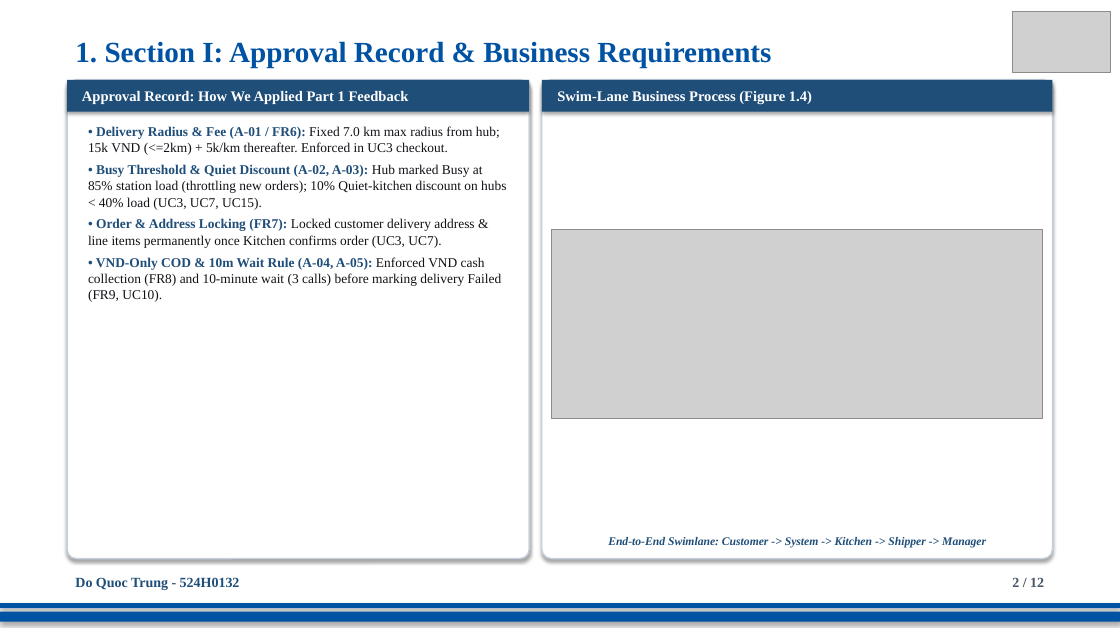
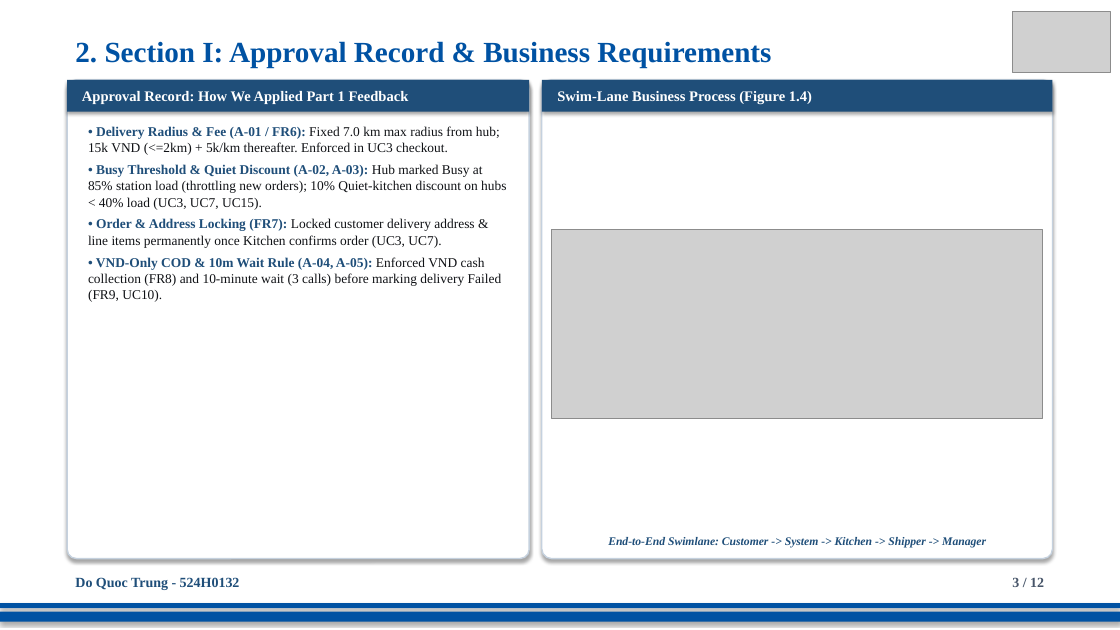
Before and after one commit to DoQuocTrung06/SaigonBite-RAD-TeamF10, a slide deck: slide 3 of Part_2/TeamF10_Presentation_for_SaigonBite.pptx (slide 2 before the commit). Drawn at 1120x630 pixels with LibreOffice and Linux fonts; fonts in the diff are those of the drawing; grey boxes stand for pictures. Boxes give left, top, right and bottom in pixels: in the first picture for what was removed or moved away, otherwise in the second. Text is boxed around its words. In the diff, an @@ line names an element or a change of style, - is before the commit and + after.

```diff
--- a/Part_2/TeamF10_Presentation_for_SaigonBite.pptx
+++ b/Part_2/TeamF10_Presentation_for_SaigonBite.pptx
@@ text at [75,41,771,68]: text changed @@
-1. Section I: Approval Record & Business Requirements
+2. Section I: Approval Record & Business Requirements
@@ text at [1012,577,1044,587]: text changed @@
-2 / 12
+3 / 12
```
Also in this commit, not shown: 4 other slides changed.
